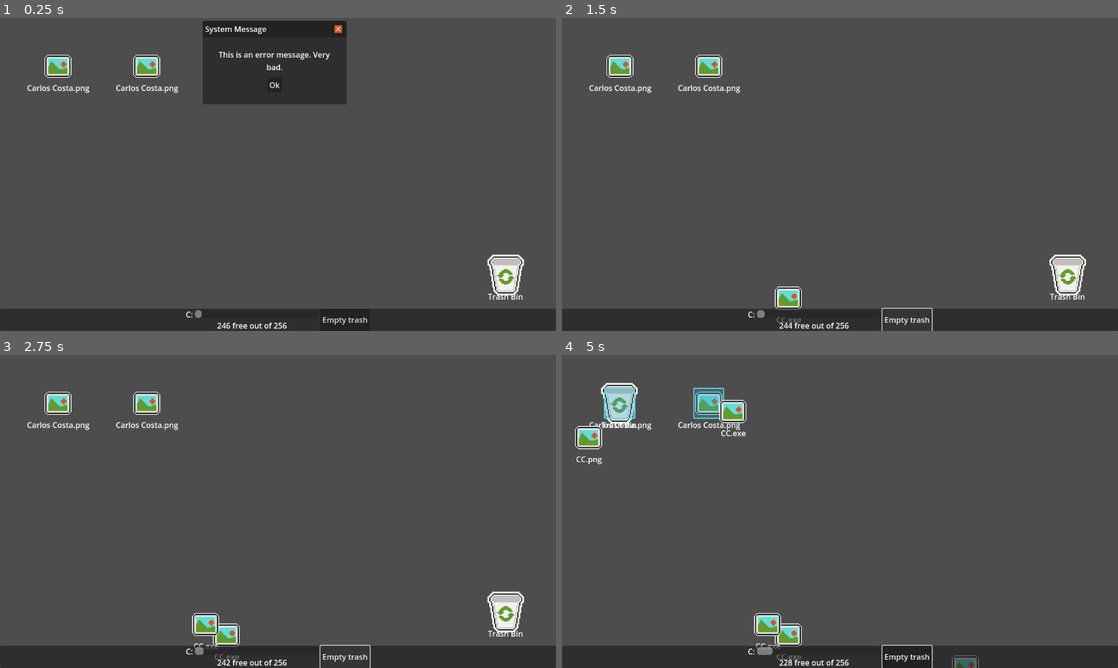
Above: before the commit, frames 1-4 (two rows, left to right).
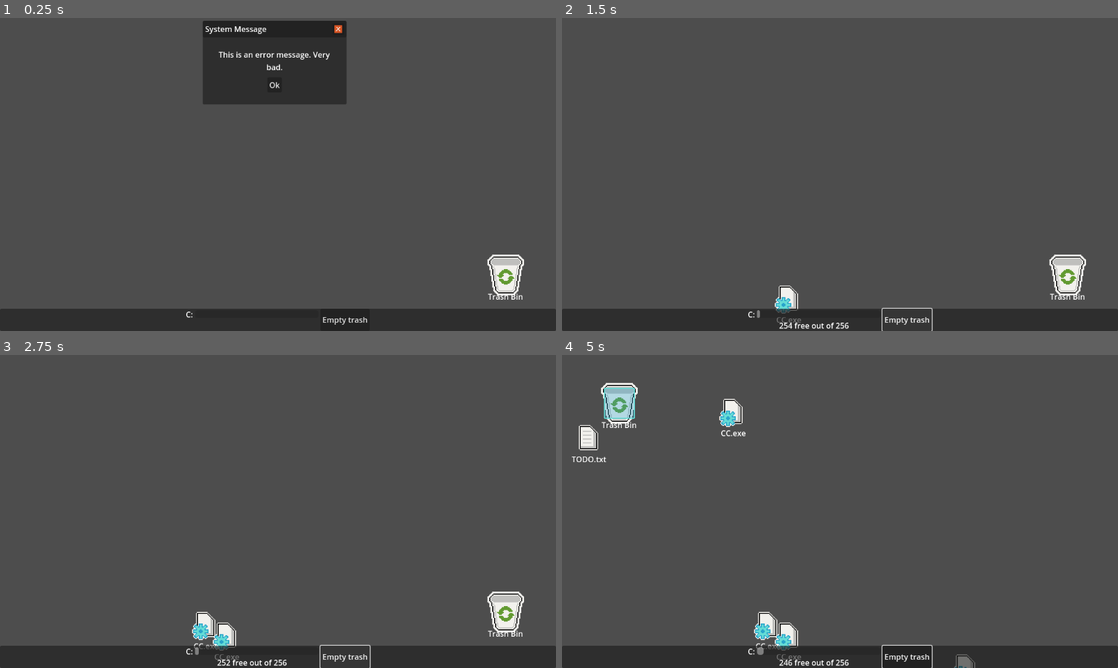
Above: after the commit, the same moments.

Repository: VileOar/ludum-dare-54
Game: Godot game, scene res://scenes/main.tscn
Two runs of this game, one before a commit and one after it. Both use one fixed random seed, a clock stepped at 60 frames per second and the inputs below.
Inputs (mouse positions are in pixels of both pictures, inside the frame that each line leads up to):
- Up to frame 1 (0.25 s): no input
- Up to frame 2 (1.5 s): click "Ok" at 0.5 s; click "Empty trash" at 1.25 s
- Up to frame 3 (2.75 s): click "Empty trash" at 2 s
- Up to frame 4 (5 s): click "Empty trash" at 2.75 s; tap Enter at 3.5 s; drag from (1067, 611) to (617, 401) at 3.52 s; tap Space at 4.25 s; drag from (728, 527) to (617, 401) at 4.27 s

The runs differ from the first frame. In frame 1, 1.1% of the frame differs, in the area x 4-52%, y 11-100%; in frame 2, 1.3%; in frame 3, 1.6%; in frame 4, 2.4%, in the area x 1-75%, y 10-100%.

Commit message:
fixed loads of stuff

Diff:
--- a/scenes/desktop.tscn
+++ b/scenes/desktop.tscn
@@ -12,16 +12,14 @@
 
 [node name="Camera2D" type="Camera2D" parent="."]
 
-[node name="DraggableFile" parent="." instance=ExtResource("1_nnh13")]
-position = Vector2(-456, -224)
-
-[node name="DraggableFile2" parent="." instance=ExtResource("1_nnh13")]
-position = Vector2(-272, -224)
-
 [node name="TrashBin" parent="." instance=ExtResource("2_n3o80")]
 position = Vector2(472, 208)
 
+[node name="Files" type="Node" parent="."]
+
+[node name="Windows" type="Node" parent="."]
+
+[node name="DraggableWindow" parent="Windows" instance=ExtResource("4_7gjup")]
+position = Vector2(-7, -232)
+
 [node name="MouseManager" parent="." instance=ExtResource("3_vdwjr")]
-
-[node name="DraggableWindow" parent="." instance=ExtResource("4_7gjup")]
-position = Vector2(-7, -232)
--- a/scenes/main.tscn
+++ b/scenes/main.tscn
@@ -20,5 +20,4 @@
 [node name="Desktop" parent="." instance=ExtResource("2_jclm6")]
 corrupted_files_scene = ExtResource("5_q86x2")
 
-[connection signal="new_file" from="Spawner" to="Desktop" method="_on_spawner_new_file"]
 [connection signal="space_update" from="DiskSpaceManager" to="CanvasLayer/Toolbar" method="_on_disk_space_manager_space_update"]
--- a/scripts/autoloads/global.gd
+++ b/scripts/autoloads/global.gd
@@ -21,19 +21,27 @@
 	FileTypes.NORMAL: [
 		{
 			"name" : "CC.png",
-			"size" : 10
+			"size" : 10,
+			"anim_name": "png"
+		},
+		{
+			"name" : "TODO.txt",
+			"size" : 2,
+			"anim_name": "txt"
 		},
 	],
 	FileTypes.INCREASE_SPAWN_EXE: [
 		{
 			"name" : "CC.exe",
-			"size" : 2
+			"size" : 2,
+			"anim_name": "exe"
 		},
 	],
 	FileTypes.CORRUPTED_FOLDER: [
 		{
 			"name" : "CC onlyfans",
-			"size" : 24
+			"size" : 24,
+			"anim_name": "folder"
 		},
 	]
 }
--- a/scripts/autoloads/signal_manager.gd
+++ b/scripts/autoloads/signal_manager.gd
@@ -1,6 +1,5 @@
 extends Node
 
-signal release_file(file)
 signal release_files(files)
 
 ## emitted when someone wants to free space from disk (ex: empty trash, delete system32, ...)[br]
@@ -16,3 +15,9 @@
 ## Corrupted Files signals
 signal change_spawn_time(time)
 signal explode_folder(quantity)
+
+## Spawning stuffs
+
+## this signal is emitted periodically with a file type by the file spawner[br]
+## the desktop should be in charge of actually creating the file node and randomly populating it
+signal new_file(file_type)
--- a/scripts/draggable_file.gd
+++ b/scripts/draggable_file.gd
@@ -5,7 +5,9 @@
 @onready var rect = get_viewport_rect()
 @onready var xx = rect.size.x/2 - 20
 @onready var yy = rect.size.y/2 - 20
+
 @onready var _selected_panel := $PanelContainer
+@onready var _anim := $FileIcon
 
 var lifted := false
 var selected := false
@@ -47,7 +49,8 @@
 					if not Global.selected_files.has(self):
 						for file in Global.selected_files:
 							file.set_lifted(false)
-							file.set_selected(false)
+							file.set_selected(false, false)
+						Global.selected_files = []
 						set_selected(true)
 					# otherwise, add self to selected and grab all selected
 					for file in Global.selected_files:
@@ -57,6 +60,11 @@
 						file.set_lifted(false)
 					SignalManager.release_files.emit(Global.selected_files)
 			# RIGHT CLICK HANDLER GOES HERE
+
+
+func set_icon(anim_name : String):
+	_anim.play(anim_name)
+
 
 func set_lifted(val : bool):
 	lifted = val
@@ -69,12 +77,13 @@
 func delete():
 	queue_free()
 
-func set_selected(val : bool):
+func set_selected(val : bool, alter_list := true):
 	selected = val
 	if val:
-		if not Global.selected_files.has(self):
+		if not Global.selected_files.has(self) and alter_list:
 			Global.selected_files.append(self)
 		_selected_panel.show()
 	else:
-		Global.selected_files.erase(self)
+		if alter_list:
+			Global.selected_files.erase(self)
 		_selected_panel.hide()
--- a/scripts/systems/desktop.gd
+++ b/scripts/systems/desktop.gd
@@ -4,6 +4,13 @@
 ## TODO: make this a dict in order to hold all file types' scenes
 @export var file_scene : PackedScene
 @export var corrupted_files_scene : PackedScene
+
+@onready var _files_holder := $Files
+@onready var _windows_holder := $Windows
+
+
+func _ready():
+	SignalManager.new_file.connect(_on_spawner_new_file)
 
 
 ## connected to the Spawner's new file signal in main scene
@@ -23,16 +30,17 @@
 
 	var files_properties = Global.file_properties[file_type]
 	var properties = files_properties[randi() % files_properties.size()]
-	var file_name = properties.name
-	var file_size = properties.size
 
-	create_file(new_file, file_pos, file_name, file_size)
+	_create_file(new_file, file_pos, properties)
 
-func create_file(file_instance : DraggableFile, file_pos : Vector2, file_name : String, file_size : int):
+func _create_file(file_instance : DraggableFile, file_pos : Vector2, properties : Dictionary):
 	file_instance.position = file_pos
-	file_instance.file_size = file_size
-	add_child(file_instance)
-	file_instance.text = file_name
+	file_instance.file_size = properties["size"]
+
+	_files_holder.add_child(file_instance)
+
+	file_instance.text = properties["name"]
+	file_instance.set_icon(properties["anim_name"])
 
 ## return a position within desktop bounds
 func _get_position_within_bounds():
--- a/scripts/systems/file_spawner.gd
+++ b/scripts/systems/file_spawner.gd
@@ -1,9 +1,5 @@
 extends Node
 
-
-## this signal is emitted periodically with a file type
-## the desktop should be in charge of actually creating the file node and randomly populating it
-signal new_file(file_type)
 
 @onready var spawn_timer = $SpawnTimer
 
@@ -27,7 +23,7 @@
 	var values = Global.FileTypes.values()
 	var type = values[randi() % values.size()]
 
-	new_file.emit(type)
+	SignalManager.new_file.emit(type)
 
 	spawn_timer.start(spawn_time)
 
@@ -38,4 +34,4 @@
 	var values = Global.FileTypes.values()
 	for i in range(quantity):
 		var type = values[randi() % values.size()]
-		new_file.emit(type)
+		SignalManager.new_file.emit(type)
--- a/scripts/trash_bin.gd
+++ b/scripts/trash_bin.gd
@@ -10,11 +10,10 @@
 
 # Called when the node enters the scene tree for the first time.
 func _ready():
-	SignalManager.release_file.connect(remove_file)
 	SignalManager.release_files.connect(remove_files)
 	SignalManager.empty_trash.connect(empty_trash)
 
-func remove_file(file : DraggableFile):
+func _remove_file(file : DraggableFile):
 	if file.name == "TrashBin" or not mouse_hovered or selected: return
 	total_space += file.file_size
 	file.delete()
@@ -22,7 +21,7 @@
 func remove_files(files : Array):
 	for i in range(files.size() - 1, -1, -1):
 		var file = files[i]
-		remove_file(file)
+		_remove_file(file)
 	#Global.selected_files = []
 
 func empty_trash():
Not shown: 1 places in scenes/desktop.tscn that only renumber resources
